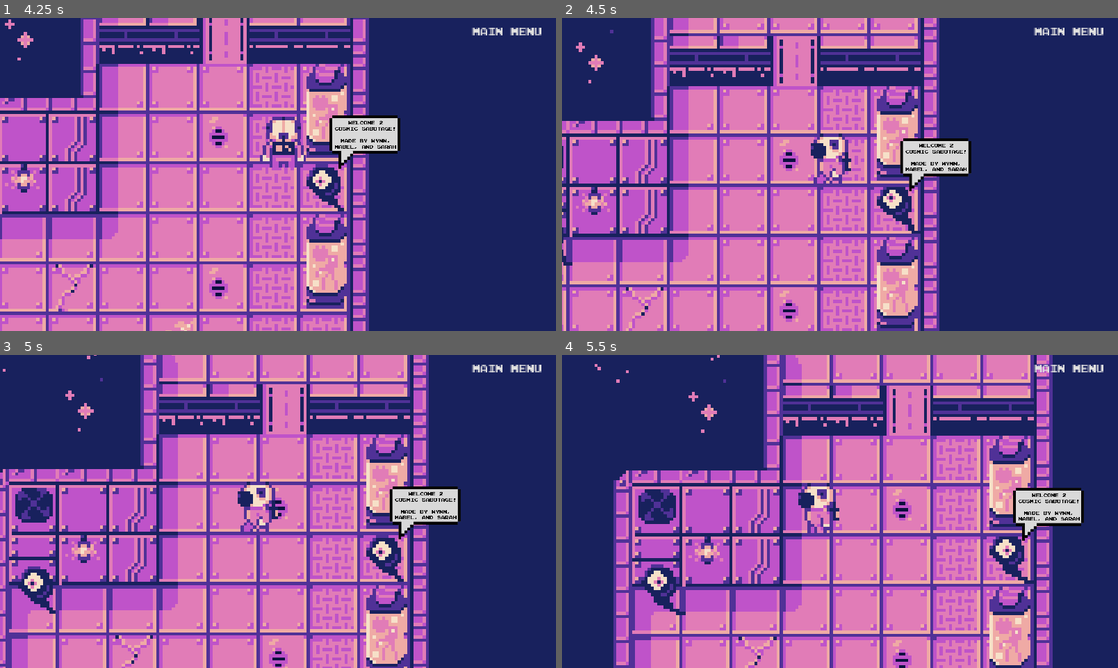
Above: before the commit, frames 1-4 (two rows, left to right).
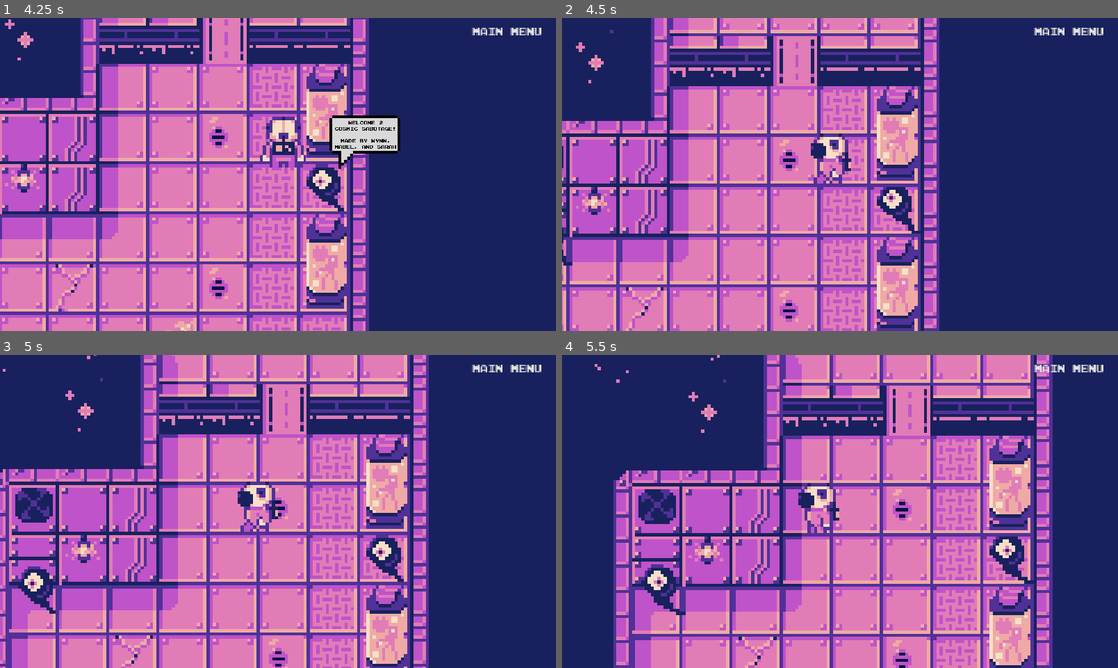
Above: after the commit, the same moments.

Repository: M-a-b-e-l/CISC2540---2D-Game-group-6
Game: Godot game, scene res://Scenes/MainMenu.tscn
Same seed, same stepped clock (60 frames per second), same inputs: the game is played once before the commit and once after it.
Inputs (mouse positions are in pixels of both pictures, inside the frame that each line leads up to):
- Up to frame 1 (4.25 s): click "Play" at 0.5 s; click "Main Menu" at 1.25 s; click "Play" at 2 s; move the mouse to (250, 237) at 2.77 s; hold Up (ui_up) from 2.78 s (still down); click (250, 237) at 2.85 s; move the mouse to (444, 221) at 3.52 s; click (444, 221) at 3.6 s
- Up to frame 2 (4.5 s): move the mouse to (673, 127) at 4.27 s; release Up (ui_up) at 4.28 s; hold Left (ui_left) from 4.28 s (still down); click (673, 127) at 4.35 s
- Up to frame 3 (5 s): keep holding Left (ui_left)
- Up to frame 4 (5.5 s): keep holding Left (ui_left); move the mouse to (867, 511) at 5.02 s; click (867, 511) at 5.1 s

Frame 1 is identical in both runs. In frame 2, 1.6% of the frame differs, in the area x 60-74%, y 38-56%; in frame 3, 1.6%, in the area x 70-83%, y 42-59%; in frame 4, 1.6%.

Commit message:
fixing output debug spam

Diff:
--- a/group_6_2d_game/Scripts/Dialogue.gd
+++ b/group_6_2d_game/Scripts/Dialogue.gd
@@ -1,6 +1,7 @@
 extends Control
 
 @export var interaction_duration: float = 4.0  # Time duration for dialogue display
+@export var debug_print_interval: float = 10.0  # How often to print debug messages in seconds
 
 # Nodes
 @onready var player = get_node("../CharacterBody2D")
@@ -10,6 +11,7 @@
 # Variables
 var bubble_sprites: Array = []
 var aliens: Array = []
+var debug_timer: float = 0.0  # Timer for debug prints
 
 func _ready() -> void:
 	# Initialize bubble sprites and hide them
@@ -39,9 +41,13 @@
 	elif aliens.size() == 0:
 		print("ERROR: No relevant aliens with dialogue found!")
 
-func _process(_delta: float) -> void:
+func _process(delta: float) -> void:
 	if not player or aliens.size() == 0:
 		return
+
+	# Update debug timer
+	debug_timer += delta
+	var should_print_debug = debug_timer >= debug_print_interval
 
 	# Check interactions between player and relevant aliens
 	for i in range(aliens.size()):
@@ -52,20 +58,27 @@
 			var alien_collision_shape = static_body_node.get_node_or_null("CollisionShape2D")
 			if alien_collision_shape:
 				var distance = alien_collision_shape.global_position.distance_to(player.global_position)
-				print("Distance to " + alien.name + ": " + str(distance))
+
+				# Only print debug if interval has passed
+				if should_print_debug:
+					print("Distance to " + alien.name + ": " + str(distance))
 
 				if distance < 20:  # Adjusted distance for close proximity
 					if i < bubble_sprites.size() and not bubble_sprites[i].visible:
-						print("Showing dialogue for " + alien.name)
+						print("Showing dialogue for " + alien.name)  # Keep important gameplay prints
 						show_dialogue(i)
 						await hide_dialogue_after_delay(i, interaction_duration)
-					elif distance >= 20 and bubble_sprites[i].visible:
-						print("Hiding dialogue for " + alien.name)
-						hide_dialogue(i)
-			else:
+				elif distance >= 20 and bubble_sprites[i].visible:
+					print("Hiding dialogue for " + alien.name)  # Keep important gameplay prints
+					hide_dialogue(i)
+			elif should_print_debug:
 				print("WARNING: " + alien.name + " does not have a valid CollisionShape2D.")
-		else:
+		elif should_print_debug:
 			print("WARNING: " + alien.name + " does not have a valid StaticBody2D.")
+
+	# Reset timer if interval has passed
+	if should_print_debug:
+		debug_timer = 0.0
 
 func show_dialogue(index: int) -> void:
 	if index < bubble_sprites.size():
